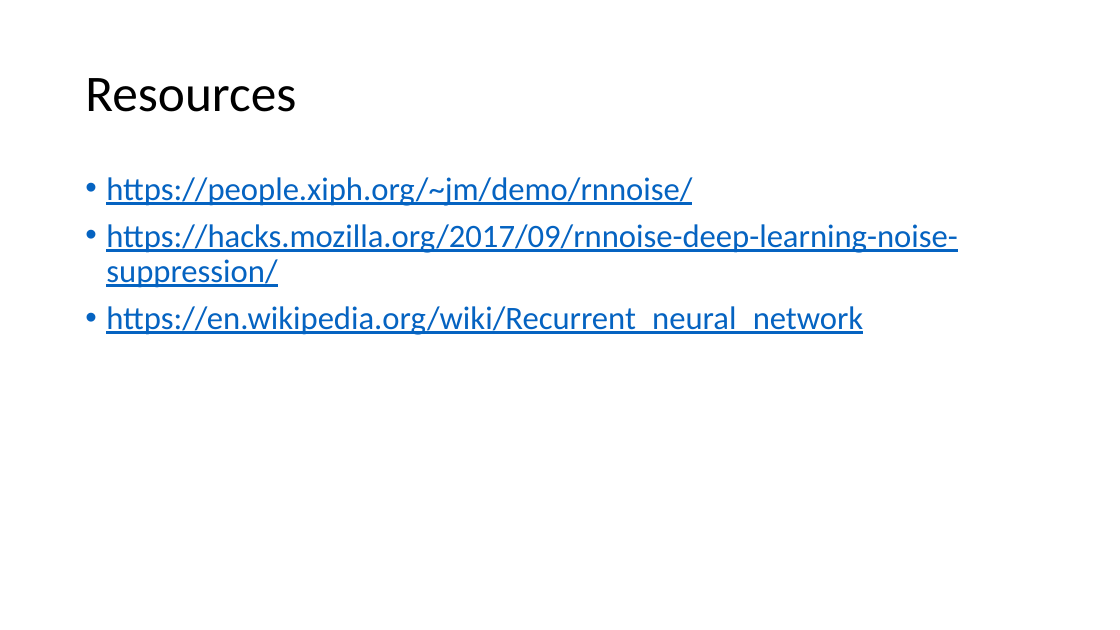
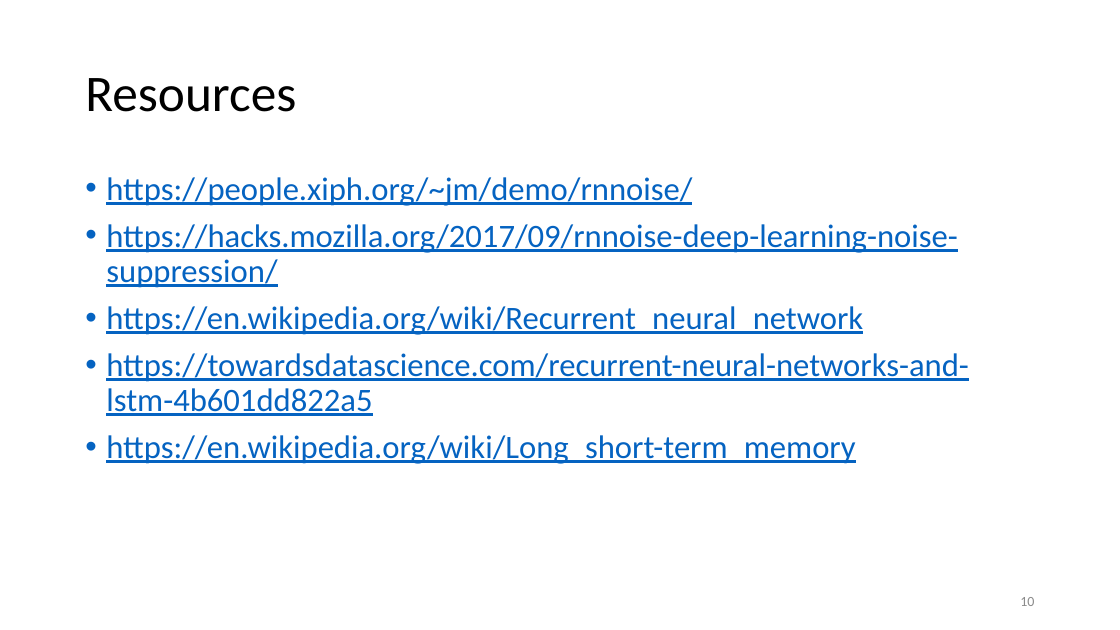
Before and after one commit to mt3443/eecs649_advanced_topic, a slide deck: slide 10 of presentation.pptx (slide 8 before the commit). Drawn at 1120x630 pixels with LibreOffice and Linux fonts; fonts in the diff are those of the drawing. Boxes give left, top, right and bottom in pixels: in the first picture for what was removed or moved away, otherwise in the second. Text is boxed around its words. In the diff, an @@ line names an element or a change of style, - is before the commit and + after.

Commit message:
Added more information about RNN and LSTM

```diff
--- a/presentation.pptx
+++ b/presentation.pptx
@@ text at (106, 353, 969, 464): paragraphs added @@
+• https://towardsdatascience.com/recurrent-neural-networks-and-lstm-4b601dd822a5
+• https://en.wikipedia.org/wiki/Long_short-term_memory
@@ page number added at (1020, 597, 1034, 606), 12 pt, text #8C8C8C @@
+10
```
Also in this commit, not shown: 7 other slides changed, 2 slides added.
